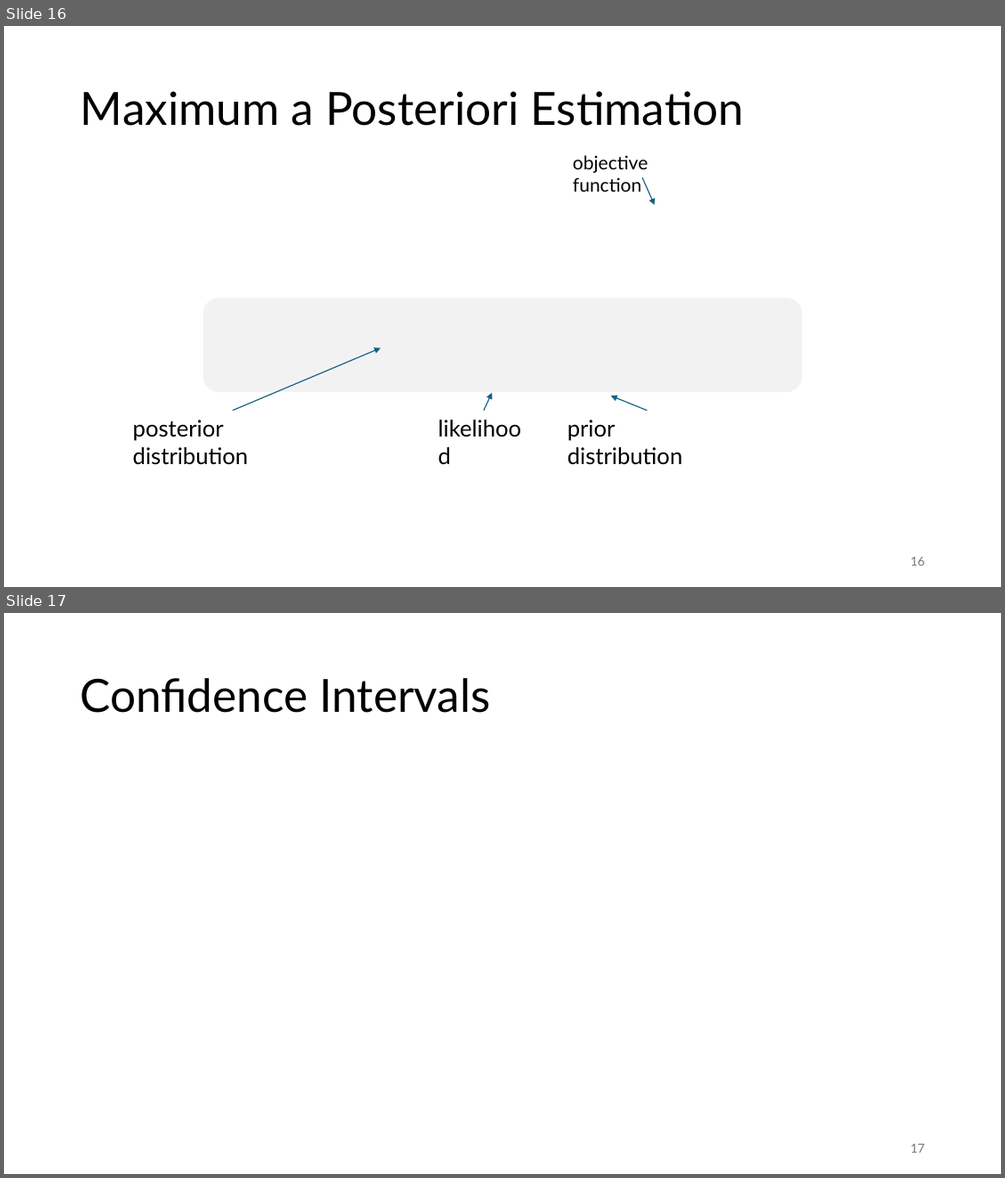
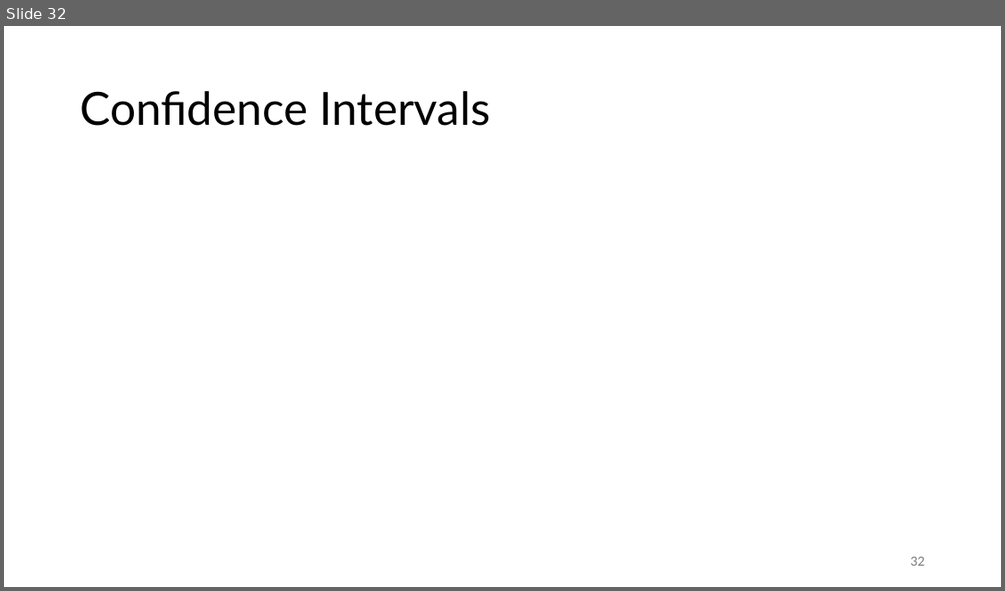
Before and after one commit to FelixWick/data_science, a slide deck: slides/4_parameter_estimation.pptx. Shown one above the other, each under a label of ours: slides 16 and 17 before the commit, slide 32 after it. The pictures are 1005x1178 and 1005x591 pixels, drawn with LibreOffice and Linux fonts; fonts in the diff are those of the drawing; grey boxes stand for pictures. Boxes give left, top, right and bottom in pixels: in the first picture for what was removed or moved away, otherwise in the second. Text is boxed around its words. In the diff, an @@ line names an element or a change of style, - is before the commit and + after.

Commit message:
parameter estimation slides

```diff
--- a/slides/4_parameter_estimation.pptx
+++ b/slides/4_parameter_estimation.pptx
@@ slide 16 removed at (4,26,1001,587), background #FFFFFF @@
@@ title removed at (80,91,744,126) @@
-Maximum a Posteriori Estimation
@@ text removed at (573,155,647,192) @@
-objective function
@@ arrow removed from (643, 178) to (655, 205) @@
@@ rounded rectangle removed at (202,297,802,392) @@
@@ arrow removed from (233, 410) to (380, 348) @@
@@ arrow removed from (484, 410) to (493, 393) @@
@@ arrow removed from (647, 410) to (611, 395) @@
@@ text removed at (133,419,249,465) @@
-posterior distribution
@@ text removed at (431,410,537,445) @@
-likelihood
@@ text removed at (567,419,683,465) @@
-prior distribution
@@ page number removed at (910,556,924,565) @@
-16
@@ what was slide 17 is now slide 32 @@
@@ page number at (910,556,924,565): text changed @@
-17
+32
```
Also in this commit, not shown: 9 slides changed, 21 slides added, 5 other slides removed, 2 other files.
